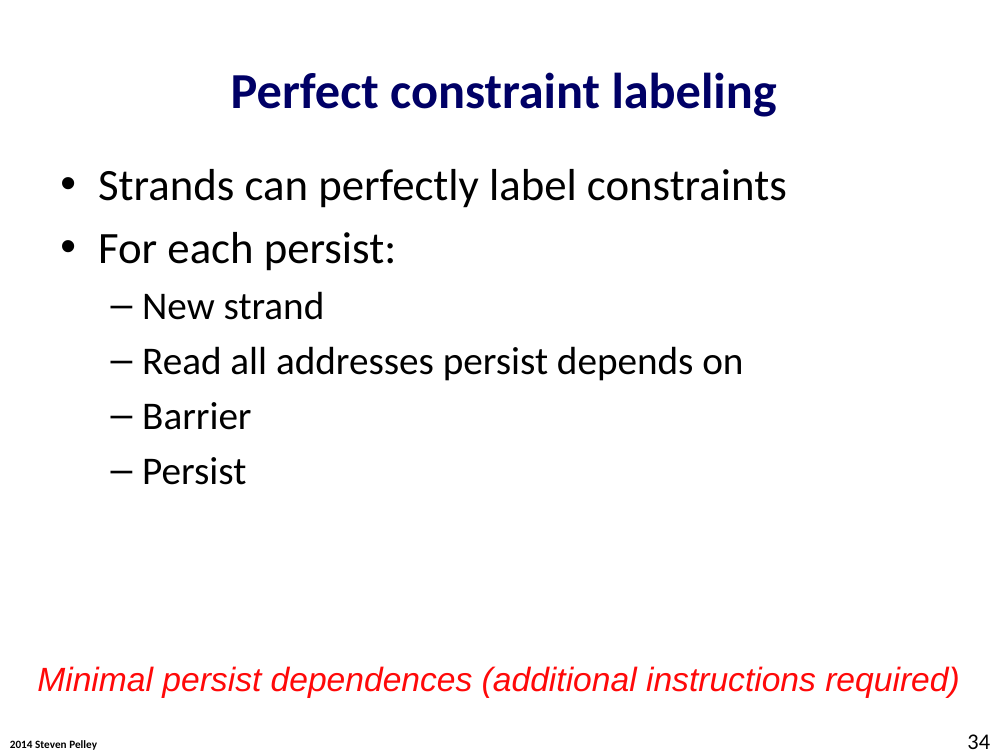
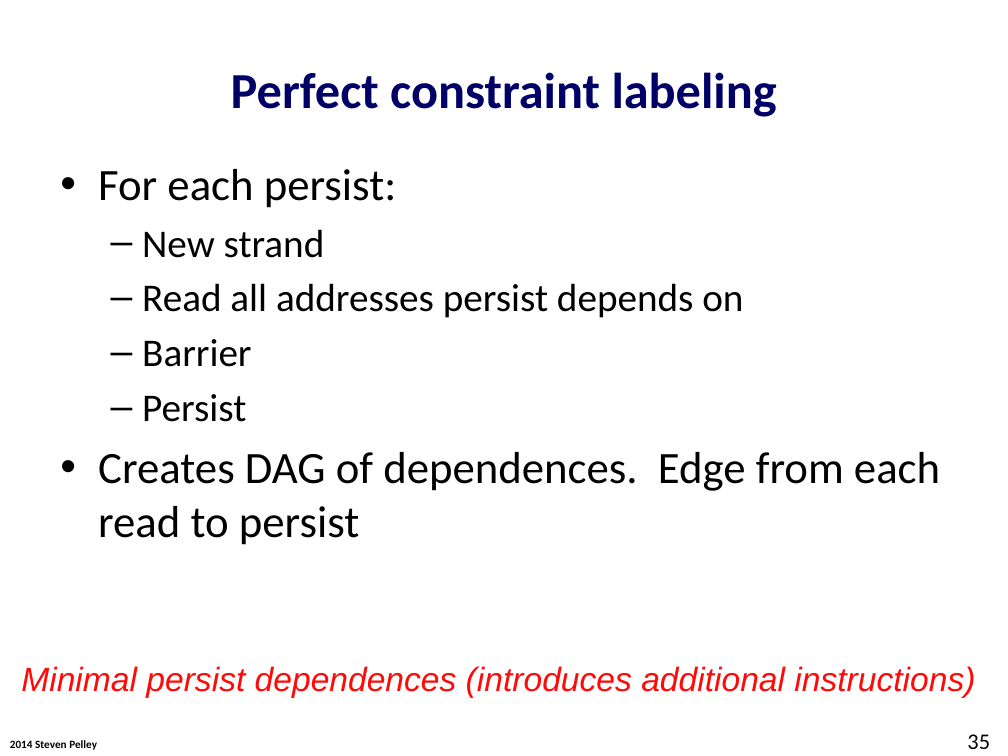
Before and after one commit to Abulila/dissertation, a slide deck: slide 35 of proposal/defense.pptx (slide 34 before the commit). Drawn at 1008x756 pixels with LibreOffice and Linux fonts; fonts in the diff are those of the drawing; background and template pictures are left out. Boxes give left, top, right and bottom in pixels: in the first picture for what was removed or moved away, otherwise in the second. Text is boxed around its words. In the diff, an @@ line names an element or a change of style, - is before the commit and + after.

```diff
--- a/proposal/defense.pptx
+++ b/proposal/defense.pptx
@@ text at (98,169,787,208): paragraph removed @@
-• Strands can perfectly label constraints
@@ text at (98,452,940,545): paragraph added @@
+• Creates DAG of dependences. Edge from each read to persist
@@ text at (21,666,975,698): text changed @@
-Minimal persist dependences (additional instructions required)
+Minimal persist dependences (introduces additional instructions)
@@ page number at (967,734,990,749): text changed @@
-34
+35
```
Also in this commit, not shown: 8 other slides changed, 1 slide added.
